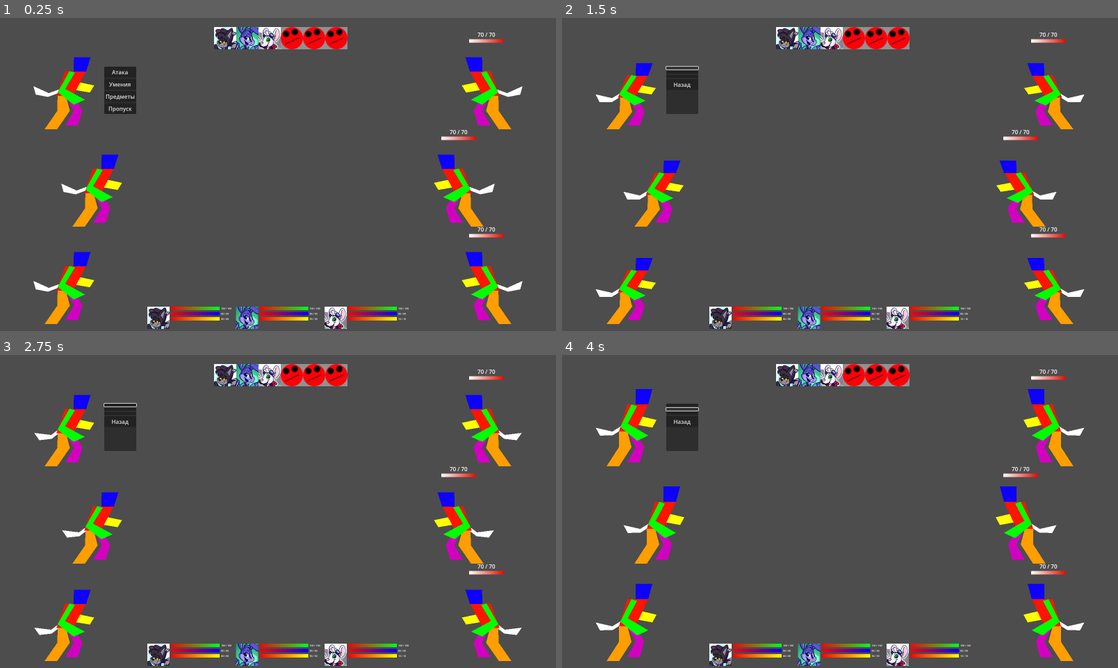
Above: before the commit, frames 1-4 (two rows, left to right).
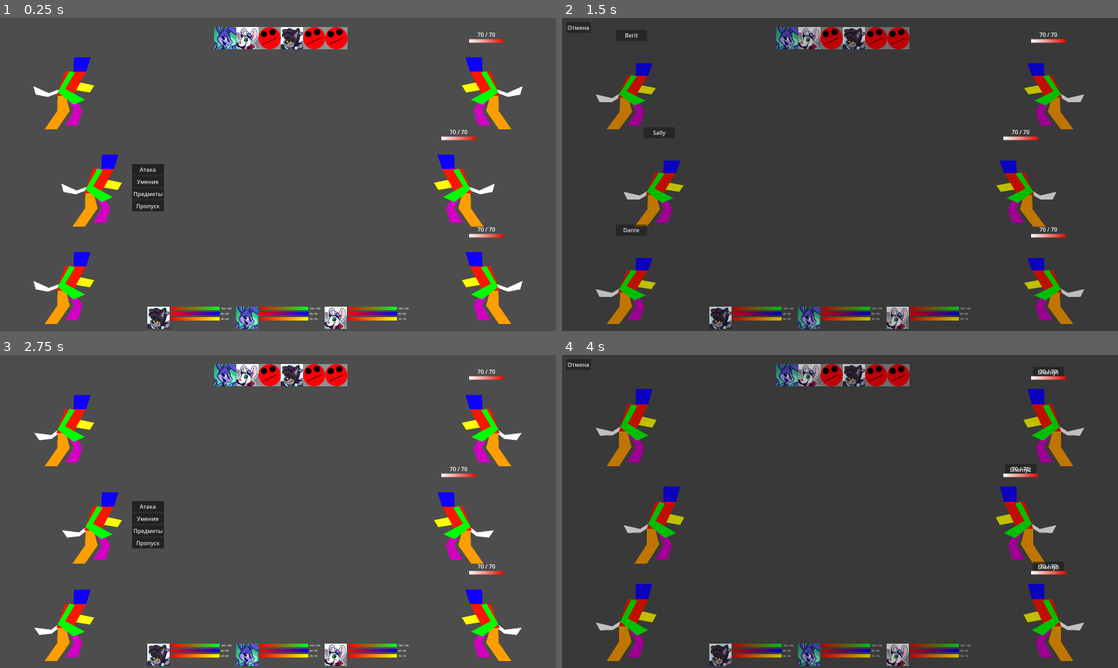
Above: after the commit, the same moments.

Repository: HellsStudios/Hell-s-workers
Game: Godot game, scene res://Scenes/Battle.tscn
The game is run twice, just before and just after one commit, with the same random seed, the same clock (stepped at 60 frames per second) and the same inputs.
Inputs (mouse positions are in pixels of both pictures, inside the frame that each line leads up to; where the layout moved, square brackets give the same spot in the first picture):
- Up to frame 1 (0.25 s): no input
- Up to frame 2 (1.5 s): click "Предметы" at 0.5 s; click (717, 168) [684, 68] at 1.25 s
- Up to frame 3 (2.75 s): click (16, 364) at 2 s, where only the run after the commit has a clickable "Отмена"
- Up to frame 4 (4 s): click (712, 505) at 2.75 s, where only the run after the commit has a clickable "Атака"; click (684, 408) at 3.52 s

The runs differ from the first frame. In frame 1, 2.8% of the frame differs, in the area x 18-55%, y 2-62%; in frame 2, 9.3%; in frame 3, 2.8%; in frame 4, 10%, in the area x 0-94%, y 1-100%.

Commit message:
Add files via upload

Diff:
--- a/новый-игровой-проект/Data/characters.json
+++ b/новый-игровой-проект/Data/characters.json
@@ -7,7 +7,10 @@
 	  "max_health": 110, "health": 110,
 	  "max_stamina": 60, "stamina": 60,
 	  "max_mana": 60, "mana": 60,
-	  "attack": 15, "defense": 10, "speed": 20,
+	  "attack": 15, "defense": 10, "speed": 9,
+	  "carry_slots_max": 5,
+	  "forbidden_categories": [],
+	  "pack": [],
 	  "skills": [
 		{
 		  "name": "Мощный удар",
@@ -18,7 +21,7 @@
 		  "qte": {
 		  "steps": [
 			{ "anim":"attack",  "duration": 1.10, "segments": [[0.35,0.45]],            "slowmo": 0.25 },
-			{ "anim":"attack", "duration": 1.00, "segments": [[0.25,0.33],[0.62,0.68]], "slowmo": 0.25 }
+			{ "anim":"attack2", "duration": 1.00, "segments": [[0.25,0.33],[0.62,0.68]], "slowmo": 0.25 }
 		  ],
 		  "on_success": { "damage_mult": 1.25, "duration_bonus": 1, "spread": "none" },
 		  "on_perfect": { "damage_mult": 1.50, "duration_bonus": 2, "spread": "all_enemies" },
@@ -51,6 +54,13 @@
 	  "max_stamina": 30, "stamina": 30,
 	  "max_mana": 90, "mana": 90,
 	  "attack": 8, "defense": 6, "speed": 12,
+		"carry_slots_max": 3,
+	  "forbidden_categories": ["meat"],
+	  "pack": [
+		{"id": "potion_small", "count": 5},
+		{"id": "ether_small", "count": 5},
+		{"id": "sandwich", "count": 1}
+	  ],
 	  "skills": [
 		{
 		  "name": "Ядовитый удар",
@@ -89,6 +99,9 @@
 	  "max_stamina": 10, "stamina": 10,
 	  "max_mana": 60, "mana": 60,
 	  "attack": 10, "defense": 8, "speed": 10,
+	  "carry_slots_max": 5,
+	  "forbidden_categories": [],
+	  "pack": [],
 	  "skills": [
 		{
 		  "name": "Боевой клич",
--- /dev/null
+++ b/новый-игровой-проект/Data/items.json
@@ -0,0 +1,32 @@
+{
+  "potion_small": {
+	"name": "Малая хиллка",
+	"category": "food",
+	"sins": ["gluttony"],
+	"target": "single_ally",
+	"effect": "heal",
+	"heal": 25,
+	"stack_limit": 999,
+	"carry_cap": 5
+  },
+  "ether_small": {
+	"name": "Малый эфир",
+	"category": "alchemical",
+	"sins": ["greed"],
+	"target": "single_ally",
+	"effect": "restore_mana",
+	"mana": 15,
+	"stack_limit": 999,
+	"carry_cap": 5
+  },
+  "sandwich": {
+	"name": "Сэндвич",
+	"category": "meat",
+	"sins": ["gluttony"],
+	"target": "self",
+	"effect": "buff",
+	"buff": {"stat": "attack", "amount": 5, "duration": 3},
+	"stack_limit": 99,
+	"carry_cap": 3
+  }
+}
--- a/новый-игровой-проект/Scripts/Character.gd
+++ b/новый-игровой-проект/Scripts/Character.gd
@@ -42,6 +42,52 @@
 	_init_abilities()
 	play_idle()
 
+@export var carry_slots_max := 3
+@export var forbidden_categories: Array[String] = []
+var pack: Dictionary = {}  # id -> количество (то, что ВЗЯТО в бой)
+
+func can_use_item(id: String) -> bool:
+	var def := GameManager.get_item_def(id)
+	if def.is_empty():
+		return false
+	var cat := String(def.get("category",""))
+	if forbidden_categories.has(cat):
+		return false
+	return true
+
+func _pack_types_used() -> int:
+	return pack.keys().size()
+
+func pack_add(id: String, count: int) -> int:
+	if count <= 0:
+		return 0
+	var def := GameManager.get_item_def(id)
+	if def.is_empty():
+		return 0
+	if not pack.has(id) and _pack_types_used() >= carry_slots_max:
+		return 0
+	var cap := int(def.get("carry_cap", 99))
+	var have := int(pack.get(id, 0))
+	var space := cap - have
+	if space <= 0:
+		return 0
+	var add := count
+	if add > space:
+		add = space
+	pack[id] = have + add
+	return add
+
+func pack_consume(id: String, count: int = 1) -> bool:
+	var have := int(pack.get(id, 0))
+	if have < count:
+		return false
+	var left := have - count
+	if left > 0:
+		pack[id] = left
+	else:
+		pack.erase(id)
+	return true
+
 func play_idle() -> void:
 	# Проверяем, не играет ли уже Idle
 	if anim.current_animation != "idle":
@@ -65,6 +111,23 @@
 	stamina = d.get("stamina", max_stamina)
 
 	abilities = d.get("skills", [])
+		# ... ваш старый код инициализации ...
+	if d.has("carry_slots_max"):
+		carry_slots_max = int(d["carry_slots_max"])
+	forbidden_categories.clear()
+	var raw_fc: Array = d.get("forbidden_categories", [])
+	for v in raw_fc:
+		if typeof(v) == TYPE_STRING:
+			forbidden_categories.append(v)
+		else:
+			forbidden_categories.append(String(v))
+	pack.clear()
+	if d.has("pack"):
+		for item in d["pack"]:
+			var id := String(item.get("id",""))
+			var cnt := int(item.get("count", 0))
+			if id != "" and cnt > 0:
+				pack[id] = cnt
 
 func _init_abilities():
 	if team == "hero":
--- a/новый-игровой-проект/Scripts/GameManager.gd
+++ b/новый-игровой-проект/Scripts/GameManager.gd
@@ -8,9 +8,37 @@
 var resources: int = 0
 var current_phase: int = 0
 var phase_names = ["Утро", "День", "Вечер", "Ночь"]
+var items_db: Dictionary = {}        # id -> def (из items.json)
+var base_inventory: Dictionary = {}  # id -> количество (на базе)
 
 func _ready() -> void:
 	load_heroes("res://Data/characters.json")
+	load_items_db("res://Data/items.json")
+
+func load_items_db(path: String = "res://Data/items.json") -> void:
+	var f := FileAccess.open(path, FileAccess.READ)
+	if f == null:
+		push_error("[Items] DB not found: " + path); return
+	var txt := f.get_as_text()
+	items_db = JSON.parse_string(txt)
+	if typeof(items_db) != TYPE_DICTIONARY:
+		items_db = {}
+		push_error("[Items] JSON parse error")
+
+func get_item_def(id: String) -> Dictionary:
+	return items_db.get(id, {})
+
+func add_to_base(id: String, count: int) -> void:
+	if count <= 0: return
+	var cur := int(base_inventory.get(id, 0))
+	base_inventory[id] = cur + count
+
+func take_from_base(id: String, count: int) -> int:
+	var have := int(base_inventory.get(id, 0))
+	var take = min(count, have)
+	if take <= 0: return 0
+	base_inventory[id] = have - take
+	return take
 
 func load_heroes(path: String) -> void:
 	if not FileAccess.file_exists(path):
--- a/новый-игровой-проект/Scripts/action_panel.gd
+++ b/новый-игровой-проект/Scripts/action_panel.gd
@@ -8,7 +8,7 @@
 @onready var SkillMenuContainer = $SkillMenuContainer
 @onready var ItemMenuContainer  = $ItemMenuContainer
 
-
+signal item_chosen(user, item_id)
 
 # Подготовка при показе
 func show_main_menu(hero: Node2D):
@@ -83,18 +83,48 @@
 func _on_skill_pressed(skill_data: Dictionary):
 	emit_signal("action_selected", "skill", current_hero, skill_data)
 
+
 # ——————— ПРЕДМЕТЫ ———————
 func update_item_buttons():
-	var inventory = GameManager.inventory
-	var index = 1
-	for item_key in inventory.keys():
+	# Сначала подчистим все кнопки списка предметов
+	var max_buttons := 0
+	for child in ItemMenuContainer.get_children():
+		if child is Button and String(child.name).begins_with("ItemButton"):
+			var b: Button = child
+			max_buttons += 1
+			b.visible = false
+			b.disabled = true
+			for c in b.get_signal_connection_list("pressed"):
+				b.disconnect("pressed", c.callable)
+
+	if current_hero == null:
+		return
+
+	# Разложим содержимое рюкзака героя
+	var ids = current_hero.pack.keys()
+	var index := 1
+	for id in ids:
+		if index > max_buttons:
+			break
+		var cnt := int(current_hero.pack[id])
+		if cnt <= 0:
+			continue
+		var def := GameManager.get_item_def(id)
+		if def.is_empty():
+			continue
+		# фильтр по запретным категориям
+		var cat := String(def.get("category",""))
+		if current_hero.forbidden_categories.has(cat):
+			continue
+
 		var button_path = "ItemMenuContainer/ItemButton%d" % index
 		if has_node(button_path):
-			var btn = get_node(button_path)
-			btn.text = "%s x%d" % [item_key, inventory[item_key].quantity]
+			var btn: Button = get_node(button_path)
+			var nm := String(def.get("name", id))
+			btn.text = "%s x%d" % [nm, cnt]
 			btn.visible = true
 			btn.disabled = false
-			btn.connect("pressed", Callable(self, "_on_item_pressed").bind(item_key))
+			btn.connect("pressed", Callable(self, "_on_item_pressed").bind(id))
 			index += 1
 
 func _on_item_pressed(item_key: String):
--- a/новый-игровой-проект/Scripts/battle.gd
+++ b/новый-игровой-проект/Scripts/battle.gd
@@ -54,6 +54,7 @@
 @export var HB_MIN_SCALE := 0.8
 @export var HB_MAX_SCALE := 1.8
 
+
 var _cam_saved := { "pos": Vector2.ZERO, "zoom": Vector2.ONE, "proc": Node.PROCESS_MODE_INHERIT, "smooth": false }
 var _vp_saved_xform: Transform2D = Transform2D.IDENTITY
 
@@ -811,10 +812,126 @@
 				, "single")
 
 		"item":
-			end_turn()
+			var item_id := String(data)
+			_handle_item_use(actor, item_id)
 
 		"skip":
 			end_turn()
+
+func _handle_item_use(user: Node2D, item_id: String) -> void:
+	if user == null or not is_instance_valid(user):
+		show_player_options(current_actor)
+		return
+
+	var def := GameManager.get_item_def(item_id)
+	if def.is_empty():
+		show_player_options(user)
+		return
+
+	# если герой не может использовать эту категорию
+	if user.has_method("can_use_item"):
+		if not user.call("can_use_item", item_id):
+			show_player_options(user)
+			return
+
+	var tgt_mode := String(def.get("target", "self"))
+
+	if tgt_mode == "self":
+		_is_acting = true
+		await _apply_item(user, user, item_id, def)
+		_is_acting = false
+		end_turn()
+		return
+
+	if tgt_mode == "single_ally":
+		var allies: Array[Node2D] = []
+		var pool: Array[Node2D] = []
+		if user.team == "hero":
+			pool = heroes
+		else:
+			pool = enemies
+		for a in pool:
+			if is_instance_valid(a) and a.health > 0:
+				allies.append(a)
+		if allies.size() == 0:
+			show_player_options(user)
+			return
+
+		_build_target_overlay(user, allies, func(targets: Array) -> void:
+			var tgt_local: Node2D = targets[0]
+			_is_acting = true
+			await _apply_item(user, tgt_local, item_id, def)
+			_is_acting = false
+			end_turn()
+		, "single")
+		return
+
+	if tgt_mode == "all_allies":
+		var group: Array[Node2D] = []
+		if user.team == "hero":
+			group = heroes
+		else:
+			group = enemies
+		_is_acting = true
+		for g in group:
+			if is_instance_valid(g) and g.health > 0:
+				await _apply_item(user, g, item_id, def, true)
+		_is_acting = false
+		end_turn()
+		return
+
+	# при желании можно добавить "single_enemy"/"all_enemies" для боевых бомб и т.п.
+	show_player_options(user)
+
+
+func _apply_item(user: Node2D, target: Node2D, id: String, def: Dictionary, skip_anim := false) -> void:
+	# списываем из ЛИЧНОГО рюкзака; если нет — ничего не делаем
+	if not user.pack_consume(id, 1):
+		return
+
+	# играем «поддерживающую» анимацию — она же отработает heal/эффекты если мы соберём ability-словарь
+	var effect := String(def.get("effect",""))
+	var ability := {}
+
+	# 1) лечение — полностью отдаём в _do_support (он корректно лечит по "heal")
+	if effect == "heal":
+		ability["heal"] = int(def.get("heal", 0))
+
+	# 2) бафф — завернём в effects_to_self/targets, тогда _do_support сам навесит эффекты
+	if effect == "buff":
+		var b = def.get("buff", {})
+		if typeof(b) == TYPE_DICTIONARY:
+			var ex := {
+				"type": "stat_buff",
+				"stat": String(b.get("stat","attack")),
+				"amount": int(b.get("amount", 0)),
+				"duration": int(b.get("duration", 1))
+			}
+			# если цель — сам пользователь, кладём в effects_to_self, иначе — на цель
+			if target == user:
+				ability["effects_to_self"] = [ex]
+			else:
+				ability["effects_to_targets"] = [ex]
+
+	# анимация (если не попросили пропустить)
+	if not skip_anim:
+		await _do_support(user, target, ability)
+
+	# 3) восполнение маны — _do_support не делает этого, поэтому применим прямо тут
+	if effect == "restore_mana":
+		var mp := int(def.get("mana", 0))
+		target.mana = min(target.max_mana, target.mana + mp)
+
+	# 4) прямой урон предметом (если потребуется позже)
+	if effect == "damage":
+		var dmg := int(def.get("damage", 0))
+		target.health = max(0, target.health - dmg)
+		if target.health <= 0:
+			_on_enemy_died(target)
+
+	# на всякий — обновим подписи на кнопках предметов
+	if action_panel and action_panel.visible:
+		action_panel.update_item_buttons()
 
 func _eff_speed(ch: Node2D) -> float:
 	if ch != null and is_instance_valid(ch) and ch.has_method("effective_stat"):
